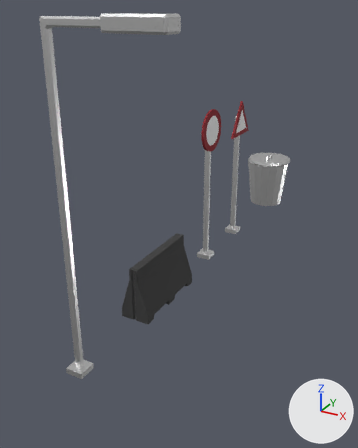
The FBX model Assets/art/exports/smallObjects.fbx, before and after one commit.
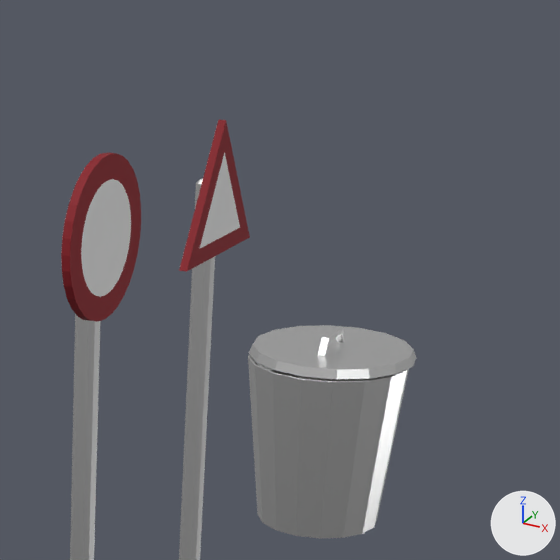
Old and new are each drawn whole from a camera (50 mm lens) standing at (3.61, -3.89, 4.33) and looking at (-0.09, 2.83, 0.97) and again close up on the part from 52% to 91% of the width and 16% to 47% of the height. The axes (+X, +Y, +Z) are drawn at lower right. The lights are the same throughout. Where no turn or scale is listed for an object, it has been applied to the vertices.

Script lines for the objects in view, before the commit:
```python
me_circle_001 = bpy.data.meshes.new('Circle.001')
me_circle_001.from_pydata(...)  # 64 vertices, 64 faces; spans x -0.474..0.474, y -0.474..0.474, z -0.001..1.0
me_circle_001.materials.append(mat_shinymetal)  # white #e7e7e7
me_circle_003 = bpy.data.meshes.new('Circle.003')
me_circle_003.from_pydata(...)  # 96 vertices, 78 faces; spans x -0.493..0.493, y -0.493..0.493, z 1.186..1.334
me_circle_003.materials.append(mat_shinymetal)  # white #e7e7e7
me_plane_003 = bpy.data.meshes.new('Plane.003')
me_plane_003.from_pydata(...)  # 432 vertices, 410 faces; spans x -0.2..0.04, y -0.35..0.35, z -2.4..0.35
# faces by material slot: [313, 96, 1]
me_plane_003.materials.append(mat_shinymetal)  # white #e7e7e7
me_plane_003.materials.append(mat_trafficsignred)  # red #88101d
me_plane_003.materials.append(mat_trafficsigncircle)  # white #e7e7e7
ob_trafficsigncircle = bpy.data.objects.new('trafficSignCircle', me_plane_003)
ob_trafficsigncircle.location = (0.08, 3.7, 2.4)
ob_trashcan = bpy.data.objects.new('trashcan', me_circle_001)
ob_trashcan.location = (0.0, 7.028, 0.0)
ob_trashcanlid = bpy.data.objects.new('trashcanLid', me_circle_003)
ob_trashcanlid.location = (0.0, 7.082, -0.183)
# also in view: 'trafficSignTriangle' at (0.0, 5.0, 1.35)
```
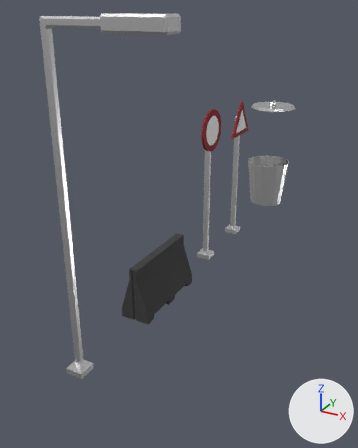
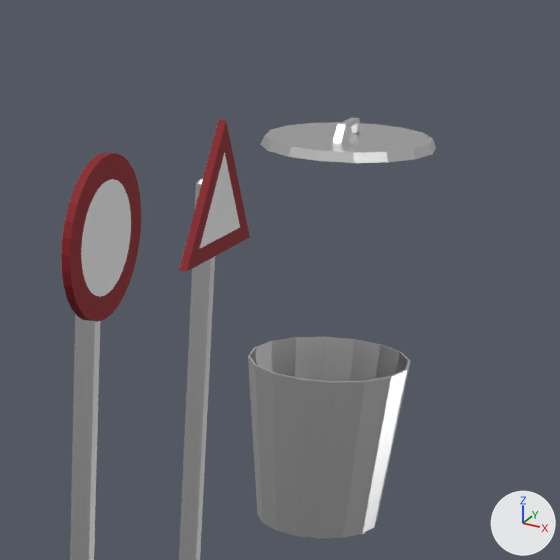
Diff of the bpy script that builds the scene:
```diff
--- a/Assets/art/exports/smallObjects.fbx.py
+++ b/Assets/art/exports/smallObjects.fbx.py
@@ ob_trashcanlid @@
 ob_trashcanlid = bpy.data.objects.new('trashcanLid', me_circle_003)
-ob_trashcanlid.location = (0.0, 7.082, -0.183)
+ob_trashcanlid.location = (0.0, 7.082, 1.043)
```

Pixel boxes (x1, y1, x2, y2) of what changed, in the close-ups (560 x 560 px):
'trashcanLid', moved: before (248, 325, 416, 380); after (260, 117, 436, 163)
